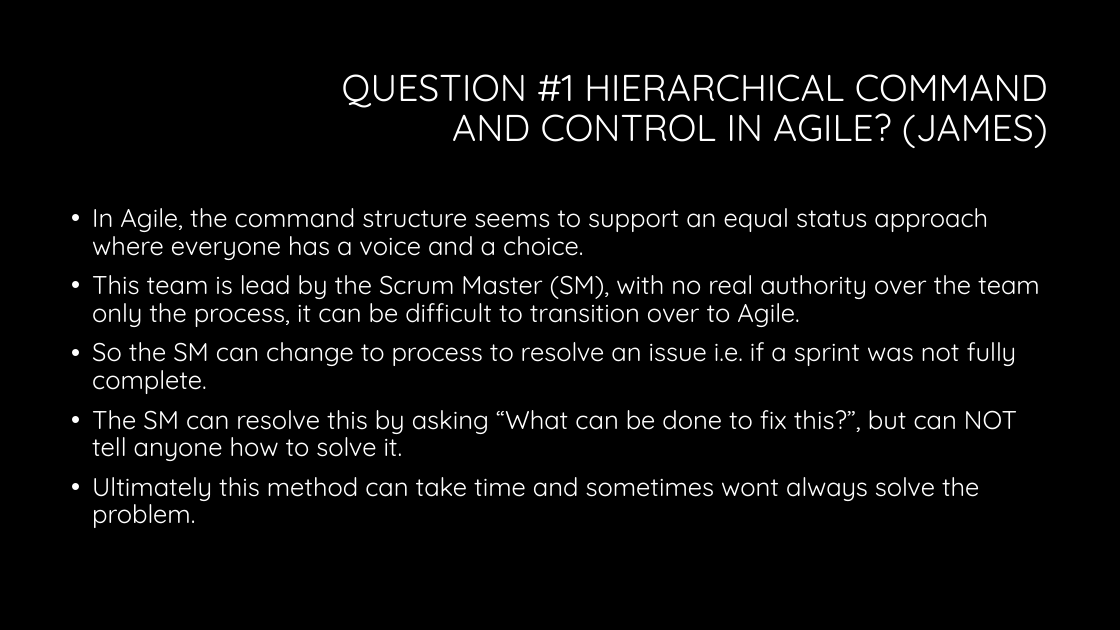
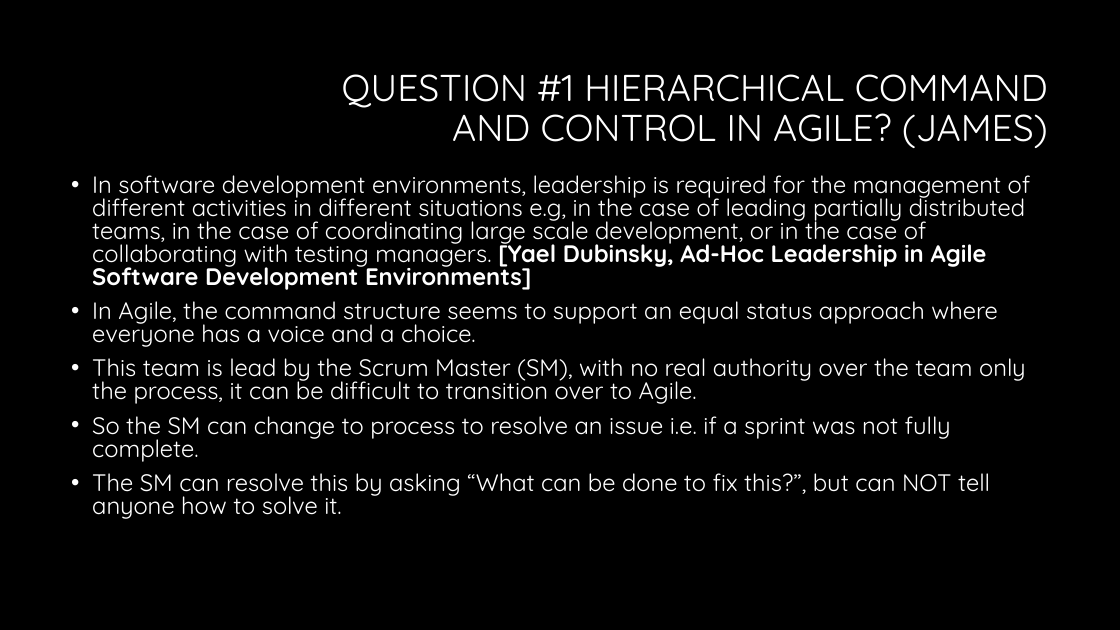
Before and after one commit to Falmouth-Games-Academy/comp150-agile, a slide deck: slide 3 of proposal/Agile questions.ppt (slide 4 before the commit). Drawn at 1120x630 pixels with LibreOffice and Linux fonts; fonts in the diff are those of the drawing; background and template pictures are left out. Boxes give left, top, right and bottom in pixels: in the first picture for what was removed or moved away, otherwise in the second. Text is boxed around its words. In the diff, an @@ line names an element or a change of style, - is before the commit and + after.

Commit message:
update

```diff
--- a/proposal/Agile questions.ppt
+++ b/proposal/Agile questions.ppt
@@ text "In software development environments, leadership ...": place and size @@
-text "In software development environments, leadership ..." at [92, 208, 1040, 528]
+text "In software development environments, leadership ..." at [92, 175, 1031, 519]
@@ text at [92, 175, 1031, 290]: paragraph added @@
+• In software development environments, leadership is required for the management of different activities in different situations e.g, in the case of leading partially distributed teams, in the case of coordinating large scale development, or in the case of collaborating with testing managers. [Yael Dubinsky, Ad-Hoc Leadership in Agile Software Development Environments]
@@ text at [92, 301, 1026, 519]: size 22 to 20.4 pt in "In Agile, the command structure seems to ...", "This team is lead by the Scrum ...", "So the SM can change to process ...", "The SM can resolve this by asking ..."; line spacing 0.9 to 0.8 @@
@@ text at [92, 477, 979, 528]: paragraph removed @@
-• Ultimately this method can take time and sometimes wont always solve the problem.
```
Also in this commit, not shown: 1 other slide changed, 1 slide removed.
